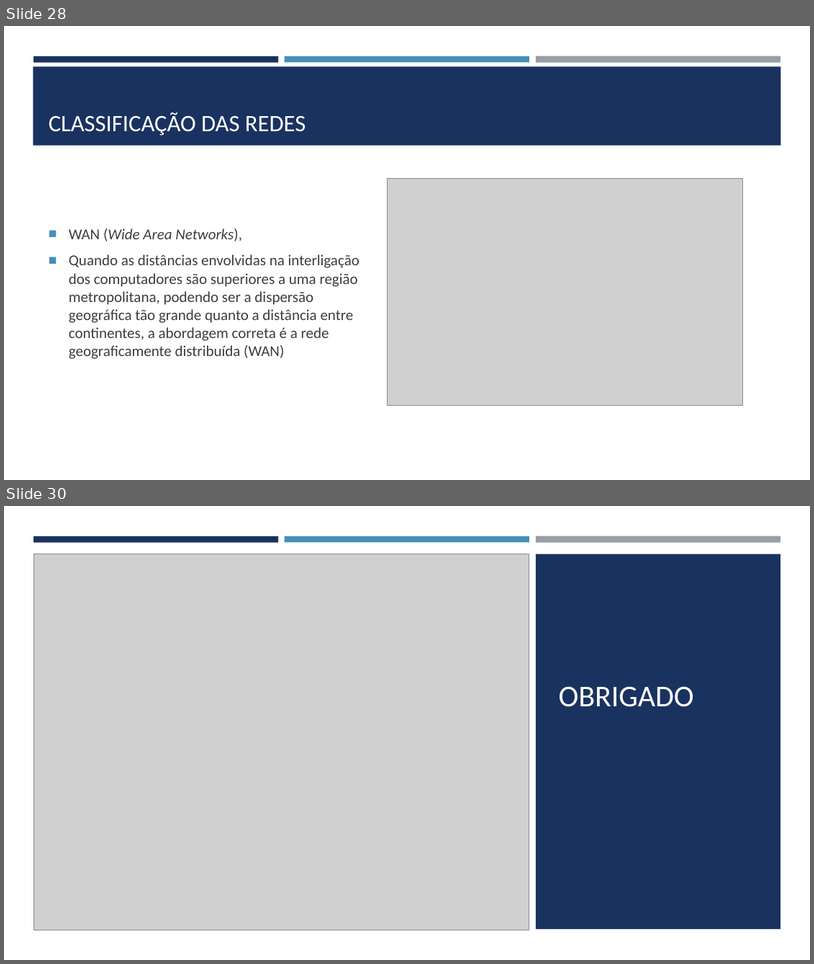
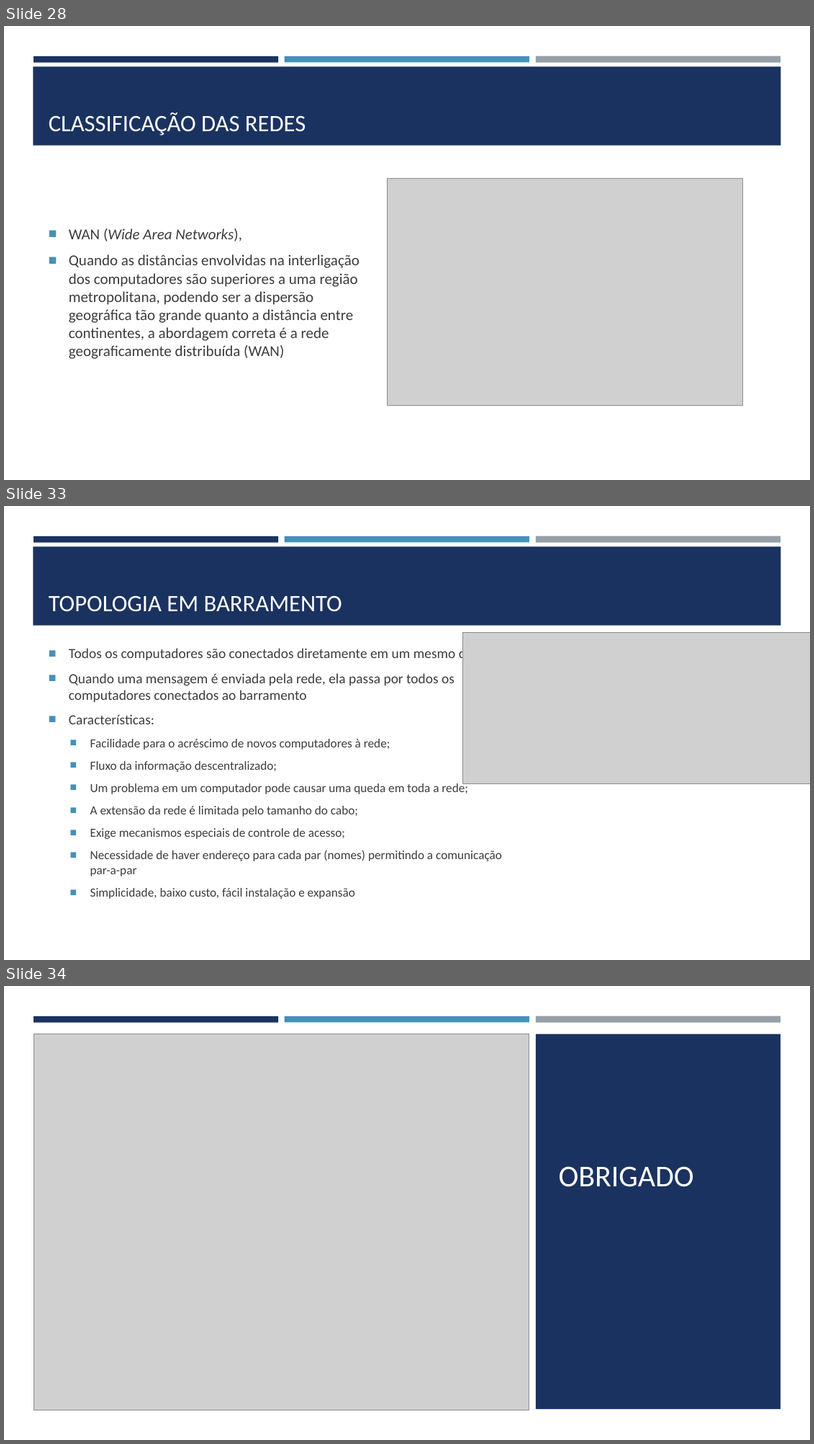
Before and after one commit to joelteixeiradacunha/aulas_php_mysql, a slide deck: Redes/REDES DE COMPUTADORES.pptx. Shown one above the other, each under a label of ours: slides 28 and 30 before the commit, slides 28, 33 and 34 after it; the slides between them are not shown. The pictures are 814x964 and 814x1444 pixels, drawn with LibreOffice and Linux fonts; fonts in the diff are those of the drawing; grey boxes stand for pictures. Boxes give left, top, right and bottom in pixels: in the first picture for what was removed or moved away, otherwise in the second. Text is boxed around its words. In the diff, an @@ line names an element or a change of style, - is before the commit and + after.

```diff
--- a/Redes/REDES DE COMPUTADORES.pptx
+++ b/Redes/REDES DE COMPUTADORES.pptx
@@ slide 33 added at box(4, 506, 810, 960), background #FFFFFF; not listed: 4 template elements that a slide beside it also shows @@
@@ title added at box(49, 596, 342, 612), 28 pt, text #FFFFFF @@
+TOPOLOGIA EM BARRAMENTO
@@ picture added at box(463, 633, 810, 784) @@
@@ text added at box(69, 646, 502, 898), 14.8 pt, text #3D3D3D @@
+■ Todos os computadores são conectados diretamente em um mesmo cabo;
+■ Quando uma mensagem é enviada pela rede, ela passa por todos os computadores conectados ao barramento
+■ Características:
+  ■ Facilidade para o acréscimo de novos computadores à rede;
+  ■ Fluxo da informação descentralizado;
+  ■ Um problema em um computador pode causar uma queda em toda a rede;
+  ■ A extensão da rede é limitada pelo tamanho do cabo;
+  ■ Exige mecanismos especiais de controle de acesso;
+  ■ Necessidade de haver endereço para cada par (nomes) permitindo a comunicação par-a-par
+  ■ Simplicidade, baixo custo, fácil instalação e expansão
@@ what was slide 30 is now slide 34 @@
```
Also in this commit, not shown: 1 slide changed, 3 other slides added, 2 other files.
